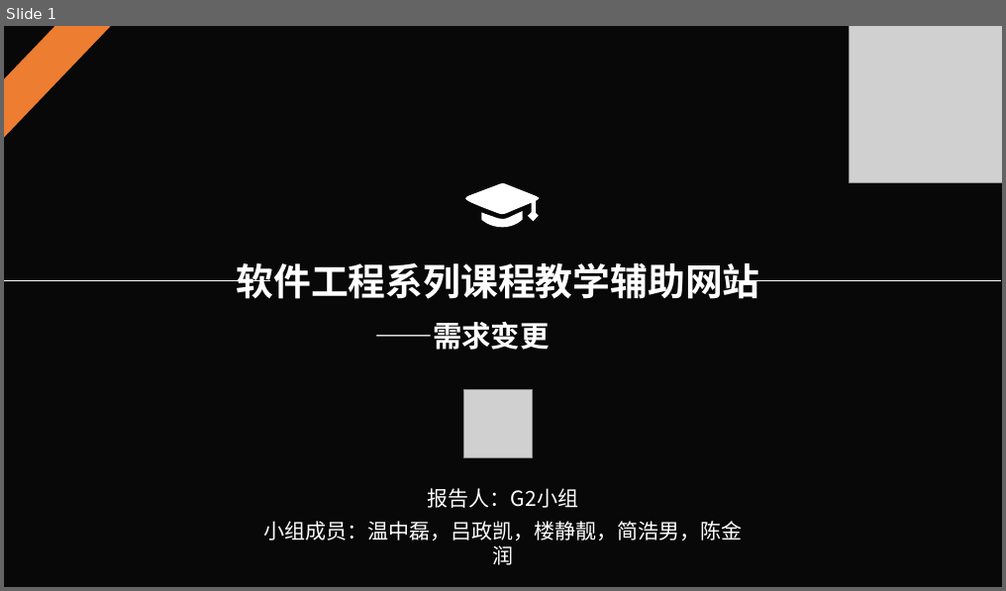
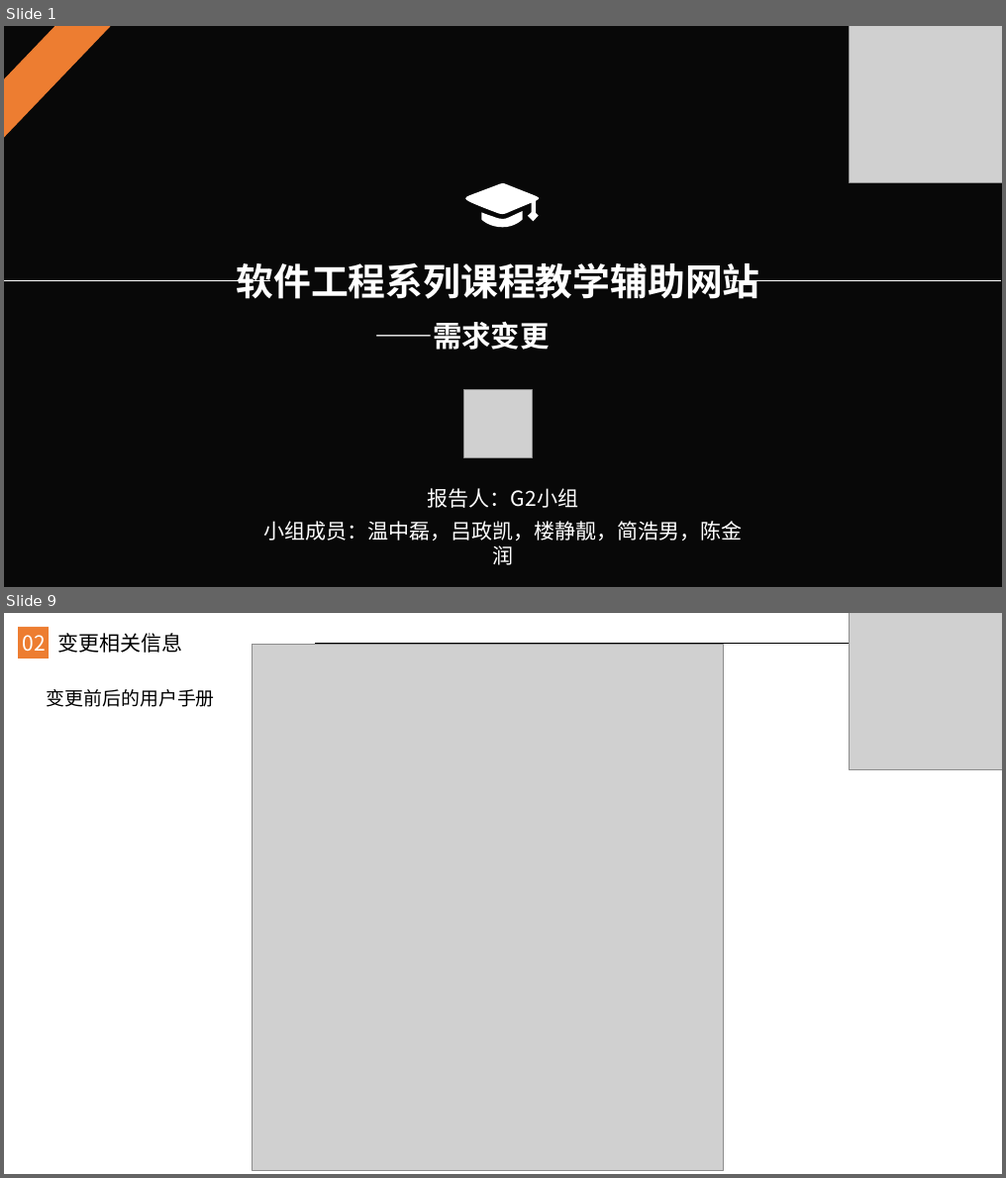
Before and after one commit to JanHonan/store, a slide deck: G2/软件工程系列课程教学辅助网站/非受控文档/楼静靓/PRD2017-G2-需求变更管理ppt.pptx. Shown one above the other, each under a label of ours: slide 1 before the commit, slides 1 and 9 after it; the slides between them are not shown. The pictures are 1006x591 and 1006x1178 pixels, drawn with LibreOffice and Linux fonts; fonts in the diff are those of the drawing; grey boxes stand for pictures; background and template pictures are left out; a plain dark background stands for a picture behind light text. Boxes give left, top, right and bottom in pixels: in the first picture for what was removed or moved away, otherwise in the second. Text is boxed around its words. In the diff, an @@ line names an element or a change of style, - is before the commit and + after.

Commit message:
楼静靓 2018-01-13 修改需求变更管理ppt

```diff
--- a/G2/软件工程系列课程教学辅助网站/非受控文档/楼静靓/PRD2017-G2-需求变更管理ppt.pptx
+++ b/G2/软件工程系列课程教学辅助网站/非受控文档/楼静靓/PRD2017-G2-需求变更管理ppt.pptx
@@ slide 9 added at [4,613,1002,1174], background #FFFFFF @@
@@ rectangle added at [18,627,49,658], fill #ED7D31 @@
@@ text added at [23,635,46,651], 20 pt, text #FFFFFF @@
+02
@@ text added at [58,633,183,653], 20 pt, text #000000 @@
+变更相关信息
@@ line added from (150, 633) to (150, 652), #000000 1 pt @@
@@ picture added at [848,613,1002,769] @@
@@ picture added at [252,645,724,1170] @@
@@ line added from (316, 643) to (1002, 643), #000000 0.5 pt @@
@@ text added at [47,689,215,707], 18 pt, text #000000 @@
+变更前后的用户手册
```
Also in this commit, not shown: 9 slides changed, 13 other slides added, 4 slides removed.
